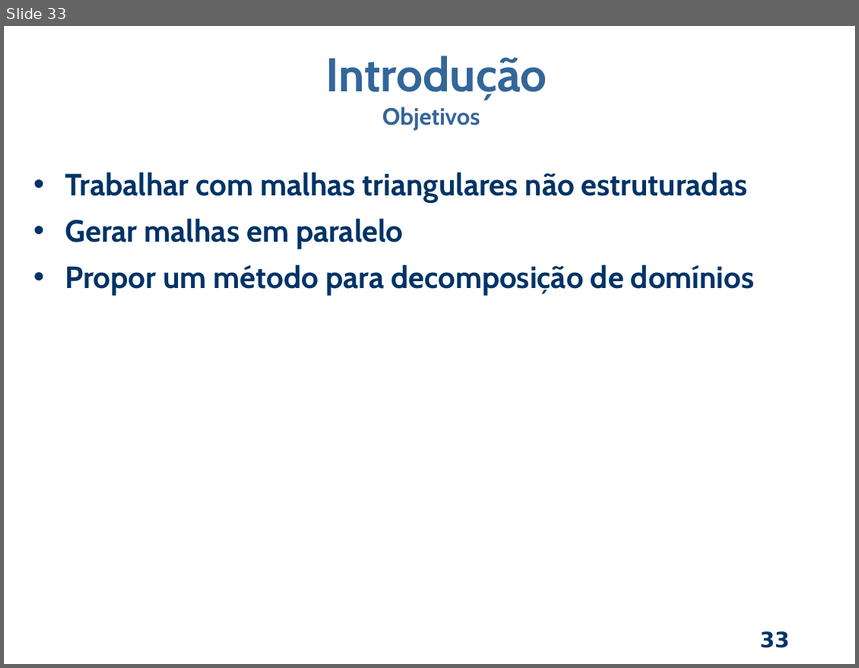
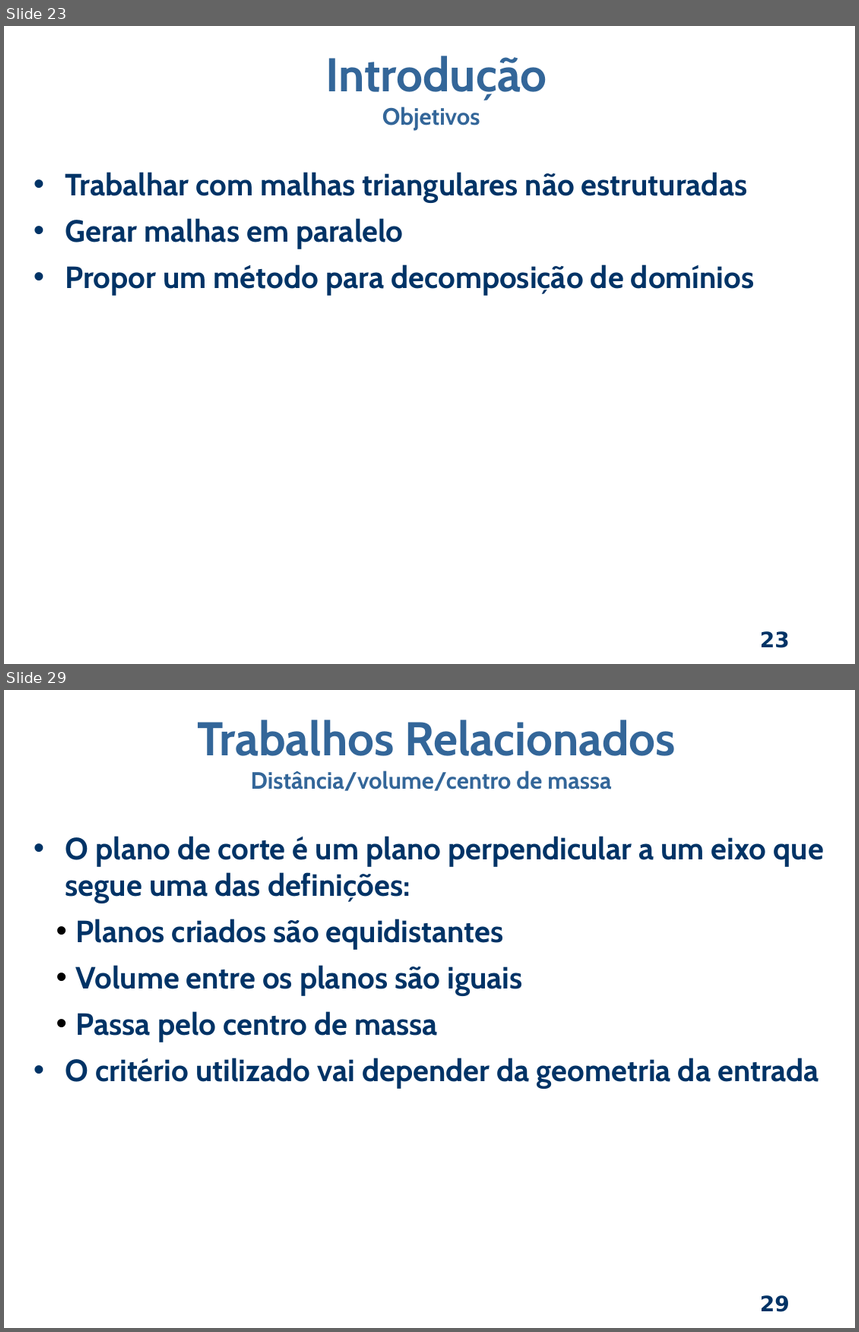
Before and after one commit to dant25/pre-proposta, a slide deck: apresentação/Apresentacao pre.odp. Shown one above the other, each under a label of ours: slide 33 before the commit, slides 23 and 29 after it; the slides between them are not shown. The pictures are 859x668 and 859x1332 pixels, drawn with LibreOffice and Linux fonts; fonts in the diff are those of the drawing; background and template pictures are left out. Boxes give left, top, right and bottom in pixels: in the first picture for what was removed or moved away, otherwise in the second. Text is boxed around its words. In the diff, an @@ line names an element or a change of style, - is before the commit and + after.

Commit message:
Separado as apresenta??es e feito os trabalhos relacionados.

```diff
--- a/apresentação/Apresentacao pre.odp
+++ b/apresentação/Apresentacao pre.odp
@@ slide 29 added at <box>4,690,855,1328</box>, background picture (left out); not listed: 1 template element that a slide beside it also shows @@
@@ text added at <box>197,720,676,791</box>, 20 pt, text #336699, bold @@
+Trabalhos Relacionados
+Distância/volume/centro de massa
@@ text added at <box>66,836,824,1089</box>, 26 pt, text #003366, bold @@
+• O plano de corte é um plano perpendicular a um eixo que segue uma das definições:
+  • Planos criados são equidistantes
+  • Volume entre os planos são iguais
+  • Passa pelo centro de massa
+• O critério utilizado vai depender da geometria da entrada
@@ what was slide 33 is now slide 23 @@
@@ page number at <box>760,632,790,648</box>: text changed @@
-33
+23
```
Also in this commit, not shown: 6 slides changed, 22 other slides added, 40 slides removed, 12 other files.
